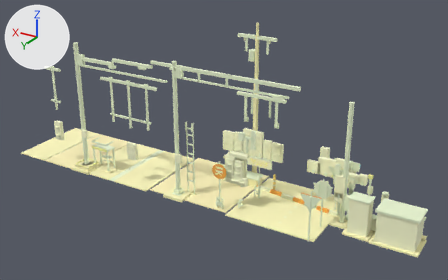
An edit to the glTF model exports/gltf/scene_night_retroreflection.glb, drawn before and after from the same camera.
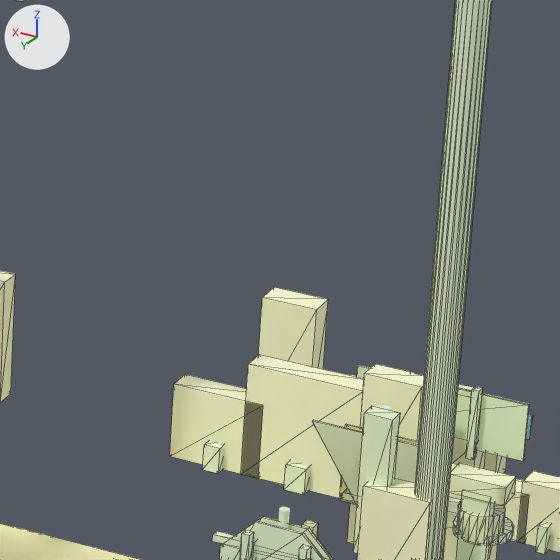
The first picture shows the older version from a 50 mm lens placed at (-9.7, 21.6, 13.2), pointed at (3.3, -0.1, 2.4). The close-ups show the older and then the newer version on the part from 63% to 81% of the width and 37% to 67% of the height of that picture. Only the edits that show in the close-ups are written down. Every picture has the same lights, and +X, +Y and +Z are marked at upper left. The close-ups show mesh edges as thin lines.

Before the edit, the objects in view are built like this:
```python
me_base = bpy.data.meshes.new('base')
me_base.from_pydata(...)  # a box spanning x -2.0..2.0, y -2.0..2.0, z 0.0..0.05
me_base.materials.append(mat_mat_concrete)  # beige #fffabf
me_mast_002 = bpy.data.meshes.new('mast.002')
me_mast_002.from_pydata(...)  # a 20-sided cylinder along z spanning x -2.52..-2.32, y -0.02..0.18, z 0.04..5.28
me_mast_002.materials.append(mat_mat_metal_galvanized)  # pale green #f3ffda
me_stiffener_0_003 = bpy.data.meshes.new('stiffener_0.003')
me_stiffener_0_003.from_pydata(...)  # a box spanning x -2.065..-2.015, y -1.785..-1.725, z 1.51..1.99
me_stiffener_0_003.materials.append(mat_mat_metal_galvanized)  # pale green #f3ffda
ob_base = bpy.data.objects.new('base', me_base)
ob_base.location = (0.0, 0.0, 0.0)
ob_mast_002 = bpy.data.objects.new('mast.002', me_mast_002)
ob_mast_002.location = (0.0, 0.0, 0.0)
ob_stiffener_0_003 = bpy.data.objects.new('stiffener_0.003', me_stiffener_0_003)
ob_stiffener_0_003.location = (0.0, 0.0, 0.0)
# also in view: 'housing.005' at (-2.2, -1.5, 1.4); 'housing.003' at (-2.0, -0.9, 1.4); 'housing.015' at (1.4, -1.6, 1.6); 'back_plate' at (-1.8, 0.9, 1.8); 'housing.004' at (-2.7, -1.5, 1.4)
```
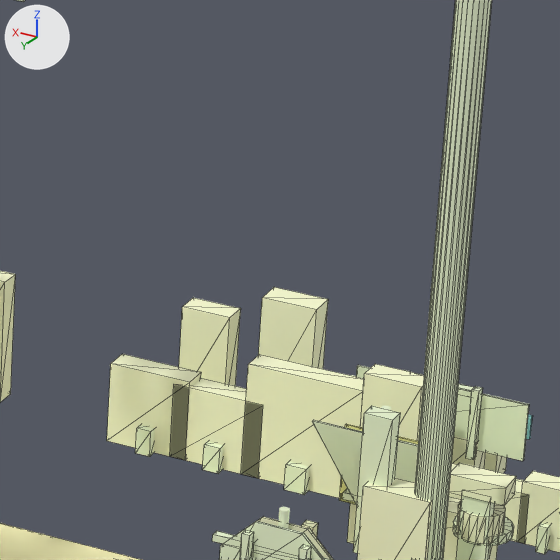
Where the change shows, as pixel boxes [x1, y1, x2, y2] in the close-ups (560 x 560 px):
'housing.023', added (beige): after [107, 354, 201, 460]
'housing.024', added (beige): after [179, 298, 241, 386]
'bracket.023', added (pale green): after [135, 426, 154, 457]
'mount_plate.003', unchanged, uncovered by the edit: after [456, 496, 495, 560]
'mount_plate.002', unchanged, covered by the edit: before [456, 496, 495, 560]

The edits, one by one:
Mesh me_housing_024 is new.
It is a box spanning x -0.21..0.13, y -2.29..-2.11, z 1.2..1.92.
It uses material mat_mat_signal_housing (beige #fdffd4).
Mesh me_bracket_023 is new.
It is a box spanning x -0.03..0.07, y -1.44..-1.32, z 1.19..1.37.
It uses material mat_mat_metal_galvanized (pale green #f3ffda).
Mesh me_housing_023 is new.
It is a box spanning x -0.26..0.3, y -1.55..-1.37, z 1.2..1.76.
It uses material mat_mat_signal_housing (beige #fdffd4).
Object 'housing.024' (ob_housing_024) is new; it shows me_housing_024.
Its location is (0.0, 0.0, 0.0).
Object 'bracket.023' (ob_bracket_023) is new; it shows me_bracket_023.
Its location is (0.0, 0.0, 0.0).
Object 'housing.023' (ob_housing_023) is new; it shows me_housing_023.
Its location is (0.0, 0.0, 0.0).
